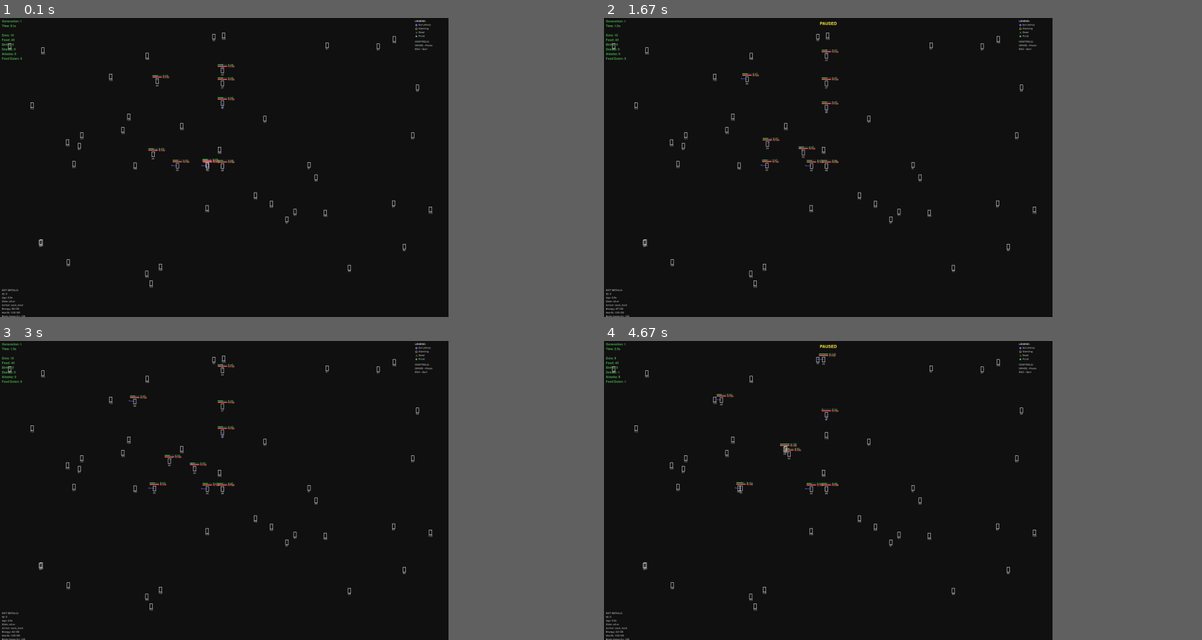
Above: before the commit, frames 1-4 (two rows, left to right).
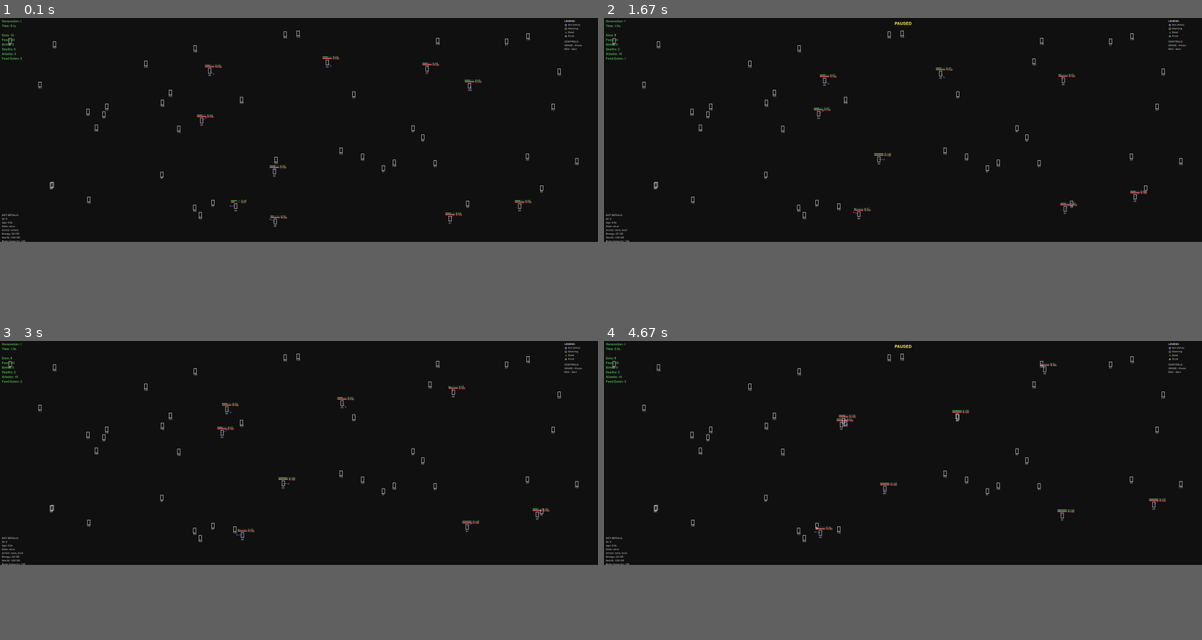
Above: after the commit, the same moments.

Repository: RTS-Technology-Solutions/dot-ai-2
Game: pygame game, started from main.py
Same seed, same stepped clock (60 frames per second), same inputs: the game is played once before the commit and once after it.
Inputs:
- Up to frame 1 (0.1 s): no input
- Up to frame 2 (1.67 s): tap Space at 0.33, 0.73, 1.03, 1.23, 1.57 s
- Up to frame 3 (3 s): tap Space at 1.87, 2.07, 2.37, 2.63, 2.97 s
- Up to frame 4 (4.67 s): tap Space at 3.27, 3.4, 3.8, 4.1, 4.47 s
In our replay, the window is 675x450 before the commit and 900x337 after it. These sizes can differ from the game's own. Grey fills any space a smaller window leaves; there, only what the larger window draws over its background counts as a difference.

The runs differ from the first frame. In frame 1, 1.8% of the frame differs, in the area x 0-98%, y 0-100%; in frame 2, 1.9%; in frame 3, 1.8%; in frame 4, 1.8%.

Commit message:
✅ DNA Growth System Updated: Eating-Based Instead of Reward-Based Key Changes: 1. Cascading Eating Priority (resources.py)
2. Controlled Growth Rate

Only 10% of excess food becomes DNA
Prevents runaway growth while rewarding well-fed dots
Example: 100 food energy → 10 DNA if fully satiated
3. Removed Reward-Based Growth (brain.py)

Rewards still tracked for learning
No longer grants DNA points directly
Cleaner separation: eating = growth, rewards = learning
How It Works Now:
Expected Growth Rate:
Early game (hungry): Minimal DNA gain (food goes to energy)
Mid game (healthy): Moderate DNA gain (some overflow)
Late game (satiated): Maximum DNA gain (all overflow → DNA)
This creates natural pacing: dots must survive and thrive before earning significant DNA growth!

Diff:
--- a/core/actions.py
+++ b/core/actions.py
@@ -70,6 +70,8 @@
         damage = self.damage
 
         # Apply defense reduction if target is defending
+        # NOTE: Defending reduces damage but still loses health (just less)
+        # Defender also pays 3% max_energy/second while defending
         if hasattr(target_dot, 'is_defending') and target_dot.is_defending:
             defense_reduction = 0.3 + (target_dot.dna.defend.points * 0.01)
             damage *= (1.0 - min(0.8, defense_reduction))
--- a/core/brain.py
+++ b/core/brain.py
@@ -29,7 +29,7 @@
         self.memories = []  # List of interaction memories
         self.max_memories = 50  # Keep last 50 memories
 
-        # Reward tracking - Phase 4 intelligence
+        # Reward tracking - Phase 4 intelligence (DNA growth via eating)
         self.total_reward = 0.0  # Cumulative reward score
         self.action_rewards = {}  # Track rewards per action type
 
@@ -130,6 +130,8 @@
         """
         Track rewards for actions taken
 
+        Phase 4: Reward tracking for learning (DNA growth now via eating)
+
         Args:
             action_type: Type of action ('attack', 'replicate', 'seek_food', etc.)
             reward_value: Reward/penalty amount
@@ -175,7 +177,8 @@
             'action_slots': self.action_slots,
             'memories_count': len(self.memories),
             'total_reward': self.total_reward,
-            'action_rewards': self.action_rewards.copy()
+            'action_rewards': self.action_rewards.copy(),
+            'earned_dna': self.dna.earned_dna_points
         }
 
     def __repr__(self):
--- a/core/dna.py
+++ b/core/dna.py
@@ -137,7 +137,8 @@
         This mirrors real evolution: Complex traits evolve over time,
         they don't appear fully-formed in the first generation!
         """
-        self.total_points = total_points  # Total DNA points available
+        self.total_points = total_points  # Total DNA points available (starting budget)
+        self.earned_dna_points = 0  # DNA points earned during lifetime (Phase 4: Reward-based growth)
 
         # ===== BRAIN GENES: Cognitive Capacity =====
         # These determine how "smart" the dot is
@@ -270,14 +271,29 @@
 
     def get_total_points(self):
         """
-        Get total DNA points allocated
-        (Alias for get_allocated_points for convenience)
-
-        CONFUSION WARNING:
-        This returns ALLOCATED points, not the total BUDGET!
-        For budget, use: dna.total_points
-        """
-        return self.get_allocated_points()
+        Get total DNA budget (starting + earned)
+
+        Phase 4: Dots earn DNA points during their lifetime based on successful actions.
+        Offspring inherit their parent's EARNED DNA total, creating evolutionary pressure
+        toward successful strategies.
+
+        TOTAL DNA BUDGET = starting budget + earned points
+        """
+        return self.total_points + self.earned_dna_points
+
+    def earn_dna_points(self, amount):
+        """
+        Award DNA points for successful actions during lifetime.
+
+        Phase 4: Reward-based DNA growth
+        - Dots that survive longer earn more DNA
+        - Successful actions grant DNA growth
+        - Offspring inherit parent's earned DNA total
+
+        This creates evolutionary pressure: Successful parents → stronger offspring!
+        """
+        if amount > 0:
+            self.earned_dna_points += amount
 
     def get_available_points(self):
         """
@@ -360,6 +376,7 @@
         """
         return {
             'total_points': self.total_points,
+            'earned_dna_points': self.earned_dna_points,
             'allocated_points': self.get_allocated_points(),
             'genes': {gene.name: gene.to_dict() for gene in self.get_all_genes()}
         }
@@ -378,6 +395,7 @@
         - Clone champion genomes for testing
         """
         profile = cls(total_points=data['total_points'])
+        profile.earned_dna_points = data.get('earned_dna_points', 0)  # Phase 4: Restore earned DNA
         for gene_name, gene_data in data['genes'].items():
             if hasattr(profile, gene_name):
                 gene = getattr(profile, gene_name)
@@ -446,8 +464,9 @@
         import random
 
         # STEP 1: Create child with averaged DNA budget
-        # Child inherits capacity between both parents
-        avg_points = (parent_a.total_points + parent_b.total_points) // 2
+        # Child inherits total capacity (starting + earned) from both parents
+        # Phase 4: This now includes DNA points parents earned during their lifetime!
+        avg_points = (parent_a.get_total_points() + parent_b.get_total_points()) // 2
         child_dna = DNAProfile(total_points=avg_points)
 
         # Get dictionaries of all parent genes for lookup
@@ -495,12 +514,13 @@
         # STEP 3: Budget Validation & Scaling
         # If total gene points > available budget, scale down proportionally
         allocated = child_dna.get_allocated_points()
-        if allocated > child_dna.total_points:
+        total_budget = child_dna.get_total_points()  # Phase 4: Use total (starting + earned)
+        if allocated > total_budget:
             # PROPORTIONAL SCALING:
             # Example: 120 points allocated, 100 budget
             # scale_factor = 100/120 = 0.833
             # All genes multiplied by 0.833 to fit budget
-            scale_factor = child_dna.total_points / allocated
+            scale_factor = total_budget / allocated
             for gene in child_dna.get_all_genes():
                 if gene.enabled and gene.name != "eat":
                     gene.points = int(gene.points * scale_factor)
--- a/core/dot.py
+++ b/core/dot.py
@@ -53,10 +53,11 @@
         # Energy costs
         IDLE_ENERGY_COST = 2.0  # per second
         MOVEMENT_ENERGY_COST = 1.0  # per second
-        DEFEND_ENERGY_COST = 3.0  # per second (3% of max per second, approximated)
 
         if self.is_defending:
-            self.resources.deplete_energy(DEFEND_ENERGY_COST * dt)
+            # Defending costs 3% of max energy per second
+            defend_cost = self.resources.max_energy * 0.03 * dt
+            self.resources.deplete_energy(defend_cost)
         elif is_moving:
             self.resources.deplete_energy((IDLE_ENERGY_COST + MOVEMENT_ENERGY_COST) * dt)
         else:
@@ -83,7 +84,7 @@
             self.brain.add_reward(self.current_action, 0.1)  # Small action reward
 
         # 7. Execute action
-        offspring_result = self.execute_action(perceived_world, dt)
+        offspring_result = self.execute_action(perceived_world, world_state, dt)
 
         # 8. Update visuals
         self.vision_debug_circles = self.perception.get_debug_visuals(self.position)
@@ -137,7 +138,20 @@
 
             for dot_info in perceived_dots:
                 enemy_health = dot_info.get('health', 100)
-                enemy_weakness = 1.0 - (enemy_health / 100.0)
+                enemy_energy = dot_info.get('energy', 100)
+                enemy_max_health = dot_info.get('max_health', 100)
+                enemy_state = dot_info.get('state', 'alive')
+
+                # Calculate weakness based on BOTH health and energy
+                health_weakness = 1.0 - (enemy_health / max(1, enemy_max_health))
+                energy_weakness = 1.0 - (enemy_energy / max(1, dot_info.get('max_energy', 100)))
+
+                # Starving dots are PRIME targets (huge multiplier)
+                if enemy_state == 'starving':
+                    weakness_score = 2.0  # 200% - easy kill, slow movement, dying
+                else:
+                    # Combine health and energy weakness (energy more important - indicates capability)
+                    weakness_score = (energy_weakness * 0.6 + health_weakness * 0.4)
 
                 # Calculate expected food value from kill
                 if can_see_dna and 'perceived_dna_strength' in dot_info:
@@ -146,9 +160,8 @@
                 else:
                     food_value = 100  # Assume average
 
-                # Score = (weakness * food_value) / 100
-                # Prioritize: weak enemies with high food value
-                score = (enemy_weakness * 0.7 + 0.3) * (food_value / 130.0)
+                # Score prioritizes: starving > low energy > low health, with food value consideration
+                score = weakness_score * (food_value / 130.0)
 
                 if score > max_score:
                     max_score = score
@@ -289,7 +302,7 @@
 
         return best_action
 
-    def execute_action(self, perceived_world: Dict[str, Any], dt: float) -> Optional[DNAProfile]:
+    def execute_action(self, perceived_world: Dict[str, Any], world_state: Dict[str, Any], dt: float) -> Optional[DNAProfile]:
         """
         Execute the decided action.
         Returns offspring DNA if replication occurred, None otherwise.
@@ -299,7 +312,10 @@
             perceived_food = perceived_world.get('food', [])
             if perceived_food:
                 target_food = perceived_food[0]
-                self.move_toward(target_food['position'], dt)
+                # Debug: Log occasionally to check if movement is happening
+                if random.random() < 0.01:
+                    print(f"Dot #{self.id} seeking food at {target_food['position']}, current pos: {self.position}")
+                self.move_toward(target_food['position'], world_state, dt)
             return None
 
         elif self.current_action == "explore":
@@ -313,12 +329,12 @@
                     self.position[0] + math.cos(angle) * distance,
                     self.position[1] + math.sin(angle) * distance
                 ]
-            self.move_toward(self.target_position, dt)
+            self.move_toward(self.target_position, world_state, dt)
             return None
 
         elif self.current_action == "attack":
             self.is_defending = False
-            return self.execute_attack(perceived_world, dt)
+            return self.execute_attack(perceived_world, world_state, dt)
 
         elif self.current_action == "defend":
             self.execute_defend()
@@ -330,21 +346,21 @@
 
         elif self.current_action == "seek_mate":
             self.is_defending = False
-            return self.execute_seek_mate(perceived_world, dt)
+            return self.execute_seek_mate(perceived_world, world_state, dt)
 
         else:  # idle
             self.is_defending = False
             self.velocity = [0.0, 0.0]
             return None
 
-    def execute_attack(self, perceived_world: Dict[str, Any], dt: float) -> None:
+    def execute_attack(self, perceived_world: Dict[str, Any], world_state: Dict[str, Any], dt: float) -> None:
         """Execute attack action - move toward target."""
         if self.attack_target is not None:
             # Find target dot
             perceived_dots = perceived_world.get('dots', [])
             for dot_info in perceived_dots:
                 if dot_info['id'] == self.attack_target:
-                    self.move_toward(dot_info['position'], dt)
+                    self.move_toward(dot_info['position'], world_state, dt)
                     return
 
         # Target not found, idle
@@ -369,7 +385,7 @@
 
         return None
 
-    def execute_seek_mate(self, perceived_world: Dict[str, Any], dt: float) -> Optional[Dict[str, Any]]:
+    def execute_seek_mate(self, perceived_world: Dict[str, Any], world_state: Dict[str, Any], dt: float) -> Optional[Dict[str, Any]]:
         """
         Execute mate-seeking action - move toward mate and attempt sexual reproduction if in range.
         Returns offspring data or mate request if successful, None otherwise.
@@ -410,10 +426,10 @@
             }
         else:
             # Move toward mate
-            self.move_toward(mate_pos, dt)
-            return None
-
-    def move_toward(self, target: Tuple[float, float], dt: float):
+            self.move_toward(mate_pos, world_state, dt)
+            return None
+
+    def move_toward(self, target: Tuple[float, float], world_state: Dict[str, Any], dt: float):
         """Move toward a target position."""
         # Calculate direction
         dx = target[0] - self.position[0]
@@ -440,10 +456,11 @@
             self.position[0] += self.velocity[0] * dt
             self.position[1] += self.velocity[1] * dt
 
-            # ENFORCE BOUNDARIES - keep dots on screen
+            # ENFORCE BOUNDARIES - keep dots on screen (use dynamic world bounds)
             BOUNDARY_MARGIN = 10  # pixels from edge
-            MAX_X = 1200 - BOUNDARY_MARGIN
-            MAX_Y = 800 - BOUNDARY_MARGIN
+            bounds = world_state.get('bounds', {'width': 1200, 'height': 800})  # Fallback to old size
+            MAX_X = bounds['width'] - BOUNDARY_MARGIN
+            MAX_Y = bounds['height'] - BOUNDARY_MARGIN
 
             if self.position[0] < BOUNDARY_MARGIN:
                 self.position[0] = BOUNDARY_MARGIN
@@ -462,18 +479,24 @@
             self.velocity = [0.0, 0.0]
 
     def eat(self, food_energy: float):
-        """Consume food and gain energy."""
-        self.resources.eat(food_energy, self.brain)
+        """Consume food with cascading priority: energy → health → DNA."""
+        result = self.resources.eat(food_energy, self.brain)
 
         # Reward for successful eating (energy gained)
-        eating_reward = food_energy / 10.0  # Scale reward to food energy
+        eating_reward = result['energy_gained'] / 10.0
         self.brain.add_reward('eat', eating_reward)
 
         # Add memory of eating
         self.brain.add_memory('eat', {
-            'energy_gained': food_energy,
+            'energy_gained': result['energy_gained'],
+            'health_gained': result['health_gained'],
+            'dna_gained': result['dna_gained'],
             'age': self.brain.age
         }, eating_reward)
+
+        # Log DNA growth when it happens
+        if result['dna_gained'] > 0:
+            print(f"🧬 Dot #{self.id} earned +{result['dna_gained']:.2f} DNA from eating (total: {self.dna.get_total_points():.1f})")
 
     def take_damage(self, damage: float, attacker_id: int) -> Dict[str, Any]:
         """
--- a/core/resources.py
+++ b/core/resources.py
@@ -75,10 +75,49 @@
 
     def add_health(self, amount):
         """
-        Heal health (from energy conversion)
+        Heal health (from energy overflow)
         Health cannot exceed max
+        Returns: Amount of overflow (for DNA conversion)
         """
+        old_health = self.health
         self.health = min(self.max_health, self.health + amount)
+
+        # Return overflow amount
+        overflow = amount - (self.health - old_health)
+        return max(0.0, overflow)
+
+    def eat(self, food_energy: float, brain):
+        """
+        Consume food with cascading priority system:
+        1. Fill energy first
+        2. Overflow goes to health
+        3. When both full, overflow converts to DNA points (10% conversion rate)
+
+        Args:
+            food_energy: Energy value from food
+            brain: Brain reference for DNA growth
+
+        Returns: Dict with energy_gained, health_gained, dna_gained
+        """
+        result = {'energy_gained': 0, 'health_gained': 0, 'dna_gained': 0}
+
+        # Priority 1: Fill energy
+        energy_overflow = self.add_energy(food_energy)
+        result['energy_gained'] = food_energy - energy_overflow
+
+        # Priority 2: Overflow goes to health (if any)
+        if energy_overflow > 0:
+            health_overflow = self.add_health(energy_overflow)
+            result['health_gained'] = energy_overflow - health_overflow
+
+            # Priority 3: When both full, convert to DNA (10% conversion)
+            if health_overflow > 0:
+                # 10% of overflow becomes DNA points (prevents runaway growth)
+                dna_gain = health_overflow * 0.10
+                brain.dna.earn_dna_points(dna_gain)
+                result['dna_gained'] = dna_gain
+
+        return result
 
     def is_alive(self):
         """Check if dot is alive (health > 0)"""
--- a/main.py
+++ b/main.py
@@ -149,8 +149,8 @@
     # ===== CONFIGURATION =====
     # Tune these parameters to change the experiment!
     config = {
-        'width': 2400,           # World width (pixels) - DOUBLED for Phase 4
-        'height': 1600,          # World height (pixels) - DOUBLED for Phase 4
+        'width': 3200,           # World width (pixels) - Wider for ultra-wide monitors
+        'height': 1200,          # World height (pixels) - Scaled for Phase 4
         'initial_dots': 10,      # Starting population - DOUBLED for Phase 4
         'initial_food': 40,      # Starting food count - DOUBLED for Phase 4
         # Note: More config options in DotSimulation class!
